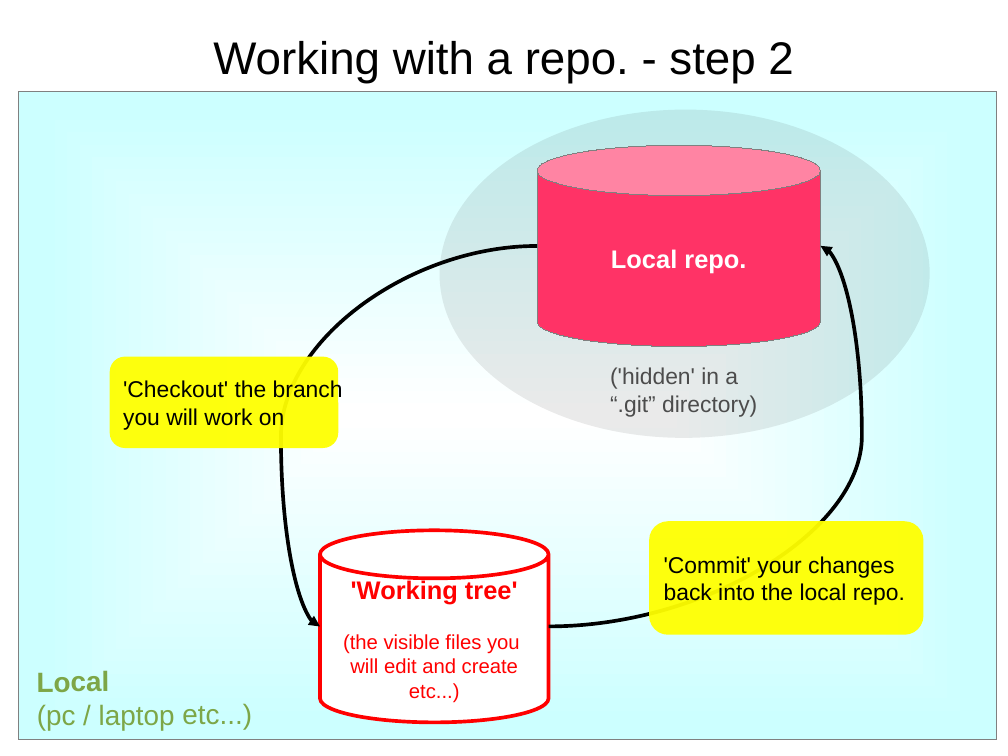
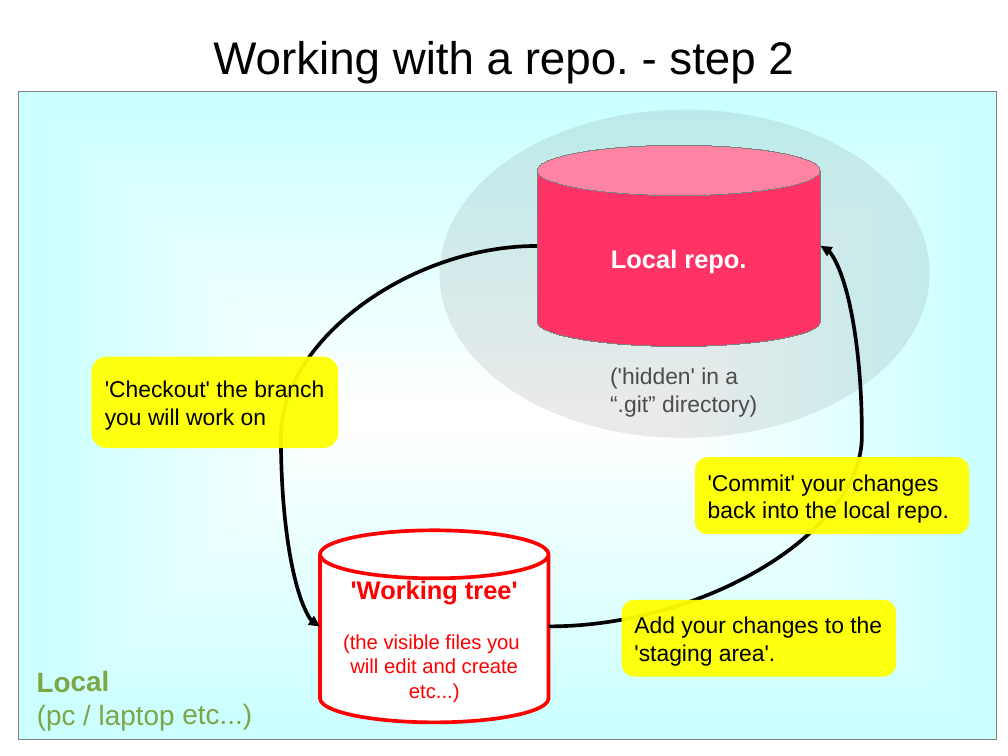
Before and after one commit to owdqa/OWD_TEST_TOOLKIT, a slide deck: slide 3 of Docs/Github guide.odp. Drawn at 1008x756 pixels with LibreOffice and Linux fonts; fonts in the diff are those of the drawing. Boxes give left, top, right and bottom in pixels: in the first picture for what was removed or moved away, otherwise in the second. Text is boxed around its words. In the diff, an @@ line names an element or a change of style, - is before the commit and + after.

```diff
--- a/Docs/Github guide.odp
+++ b/Docs/Github guide.odp
@@ rounded rectangle "'Checkout' the branch": place and size @@
-rounded rectangle "'Checkout' the branch" at (110, 357, 338, 448)
+rounded rectangle "'Checkout' the branch" at (91, 357, 338, 448)
@@ rounded rectangle "'Commit' your changes": place and size @@
-rounded rectangle "'Commit' your changes" at (649, 521, 924, 635)
+rounded rectangle "'Commit' your changes" at (695, 457, 970, 534)
@@ rounded rectangle added at (622, 600, 896, 677), fill #FFFF00 at 95% opacity, 18 pt, text #000000 @@
+Add your changes to the
+'staging area'.
```
Also in this commit, not shown: 4 other files.
